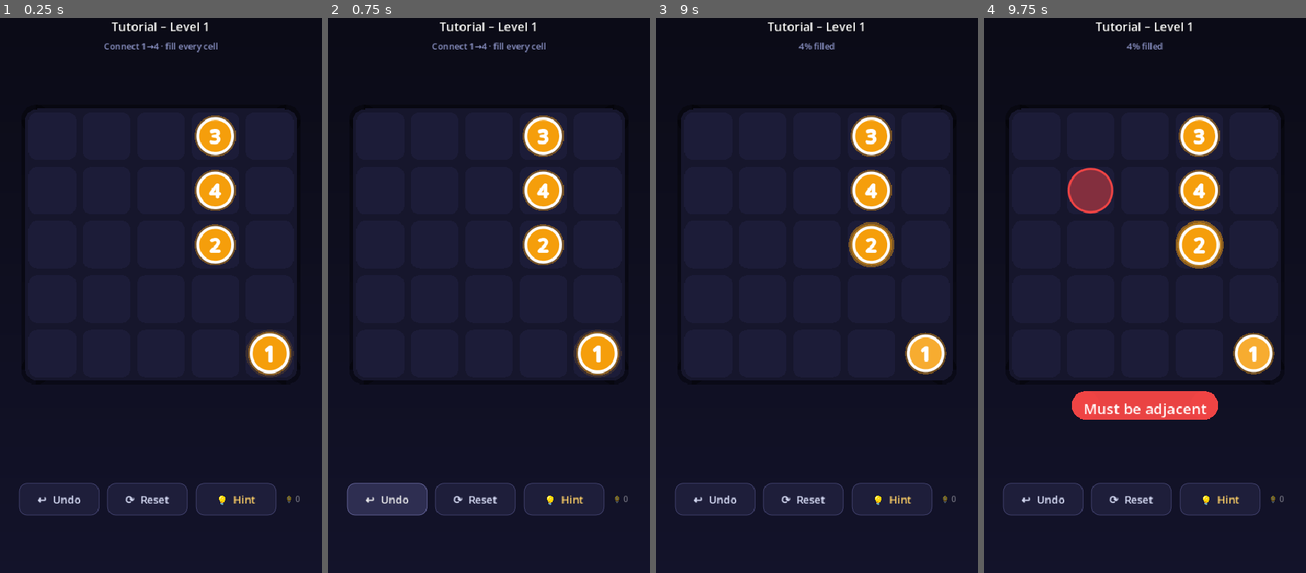
Above: before the commit, frames 1-4 (left to right).
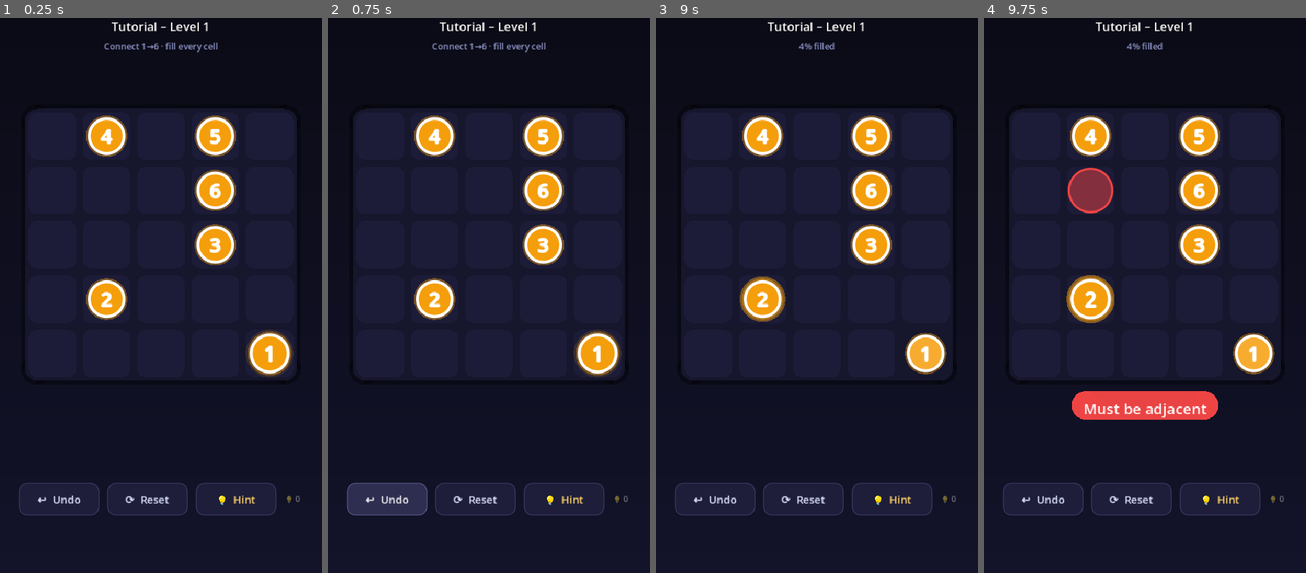
Above: after the commit, the same moments.

Repository: altafhssn/NumberZIpZap
Game: Godot game, scene res://scenes/Main.tscn
Two runs of this game, one before a commit and one after it. Both use one fixed random seed, a clock stepped at 60 frames per second and the inputs below.
Inputs (mouse positions are in pixels of both pictures, inside the frame that each line leads up to):
- Up to frame 1 (0.25 s): no input
- Up to frame 2 (0.75 s): click "↩ Undo" at 0.5 s
- Up to frame 3 (9 s): click "💡 Hint" at 1.25 s; click "↩ Undo" at 2 s; click "💡 Hint" at 2.75 s; click "↩ Undo" at 3.5 s; click "💡 Hint" at 4.25 s; click "⟳ Reset" at 5 s; move the mouse to (887, 256) at 5.77 s; click (887, 256) at 5.92 s; drag from (752, 317) to (800, 400) at 6.52 s; move the mouse to (849, 162) at 7.27 s; click (849, 162) at 7.42 s; drag from (800, 400) to (720, 201) at 8.02 s; move the mouse to (913, 373) at 8.77 s; click (913, 373) at 8.92 s
- Up to frame 4 (9.75 s): drag from (1048, 201) to (1096, 145) at 9.52 s

The runs differ from the first frame. In frame 1, 1.7% of the frame differs, in the area x 26-69%, y 4-55%; in frame 2, 1.7%; in frame 3, 2.1%; in frame 4, 2.5%, in the area x 25-75%, y 17-55%.

Commit message:
Start with 6 numbered dots in early levels
Bump Tutorial pack to 6 dots (and shift later packs up) so beginners
get more ordered checkpoints, making the fill path easier to find.

Co-Authored-By: Claude Opus 4.7 <noreply@anthropic.com>

Diff:
--- a/scripts/Main.gd
+++ b/scripts/Main.gd
@@ -20,7 +20,7 @@
 var levels_per_pack: int = 40
 var current_pack: int = 0  # 0=Tutorial, 1=Sunrise, 2=Nebula, etc.
 var grid_sizes = [5, 5, 6, 7, 8, 9, 9]
-var dot_counts = [4, 5, 6, 7, 8, 10, 12]
+var dot_counts = [6, 6, 7, 8, 9, 10, 12]
 
 func _ready():
 	level_gen = LevelGeneratorScript.new()
